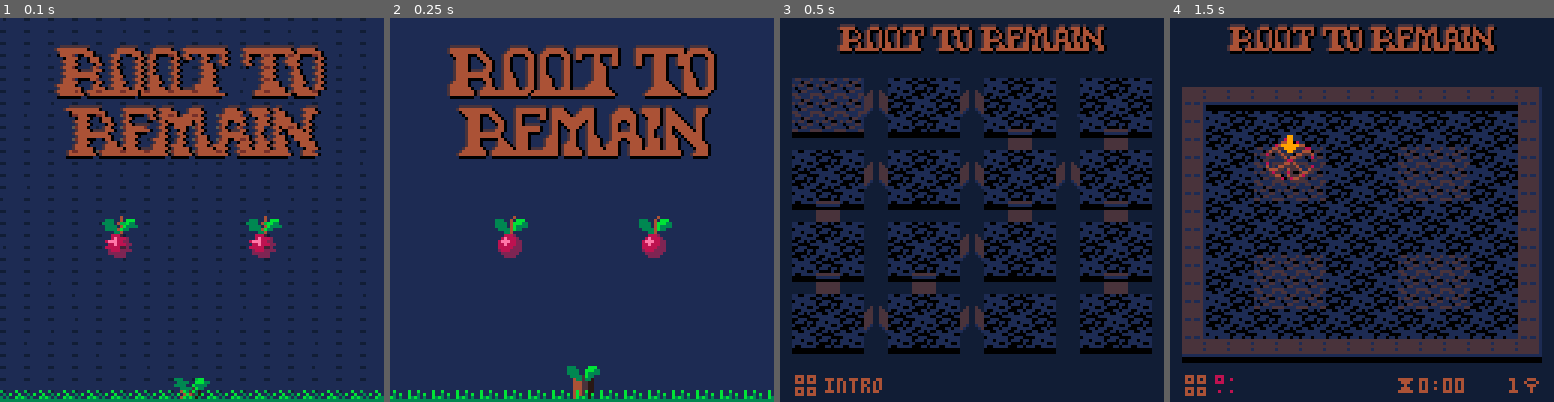
Above: before the commit, frames 1-4 (left to right).
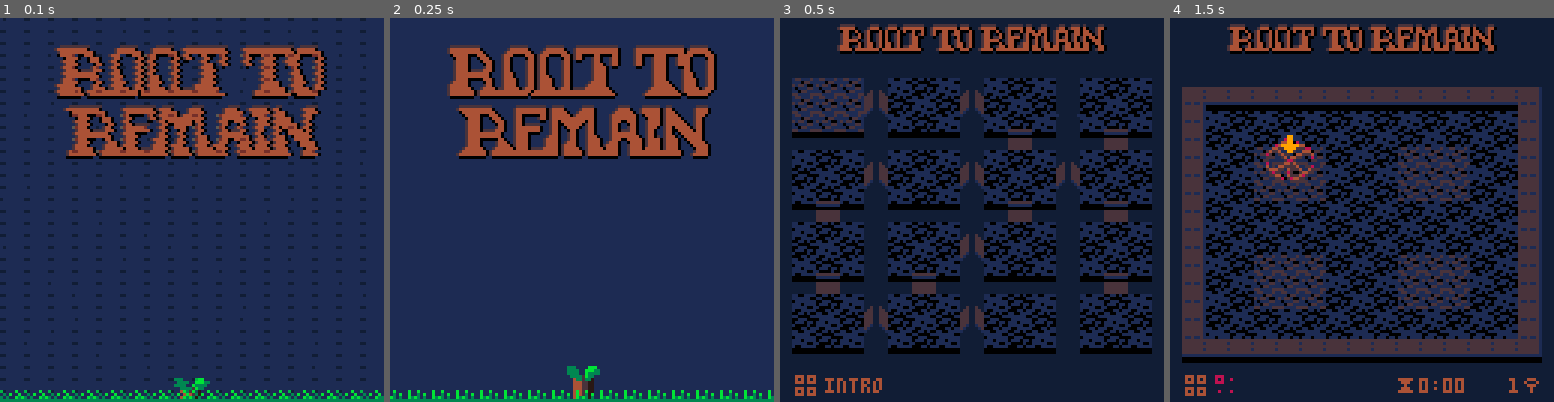
Above: after the commit, the same moments.

Repository: erwinbonsma/WhereToRootPico8
Game: PICO-8 cartridge wheretoroot.p8
The game is run twice, just before and just after one commit, with the same random seed, the same clock (stepped at 60 frames per second) and the same inputs.
Inputs:
- Up to frame 1 (0.1 s): no input
- Up to frame 2 (0.25 s): no input
- Up to frame 3 (0.5 s): tap X (X key) at 0.33 s
- Up to frame 4 (1.5 s): tap O (Z key) at 0.7 s; tap X (X key) at 1.07 s

The runs differ from the first frame. In frame 1, 1.1% of the frame differs, in the area x 26-74%, y 51-63%; in frame 2, 1.1%; in frame 3, nothing differs; in frame 4, nothing differs.

Commit message:
Grow fruit

Diff:
--- a/wheretoroot.p8
+++ b/wheretoroot.p8
@@ -2491,6 +2491,8 @@
  self.__index=self
  self.treeh=0
  self.branchl=0
+ self.seedr1=0
+ self.seedr2=0
  return o
 end
 
@@ -2501,6 +2503,13 @@
  if self.treeh>12 then
   if self.branchl<32 then
    self.branchl+=0.3
+  else
+   if self.seedr1<8 then
+    self.seedr1+=rnd(0.03)
+   end
+   if self.seedr2<8 then
+    self.seedr2+=rnd(0.03)
+   end
   end
  end
  if btnp(❎) or btnp(🅾️) then
@@ -2555,8 +2564,26 @@
   line(x2,flr(y2),x2,ya,4)
  end
 
+ spr(204,x1-8,ya-6,2,1)
  spr(204,x2-8,ya-6,2,1)
- spr(204,x1-8,ya-6,2,1)
+
+ if bl>32 then
+  pal(player_pals[1],0)
+  pal(1,6,0)
+
+  if self.seedr1>=2 then
+   spr(
+    self.seedr1+215,x1-3,ya+2
+   )
+  end
+  if self.seedr2>=2 then
+   spr(
+    self.seedr2+215,x2-3,ya+2
+   )
+  end
+
+  pal(0)
+ end
 end
 
 function title:draw()
@@ -2586,12 +2613,6 @@
    22+dx,30+dy,46,16,42,7
   )
  end
-
- pal(player_pals[1],0)
- pal(1,6,0)
- spr(200,32,64,2,2)
- spr(200,80,64,2,2)
- pal(0)
 
  --tree trunk
  local y0=127-self.treeh
Not shown, changed: 28 lines of the sprite sheet (__gfx__) section of wheretoroot.p8
